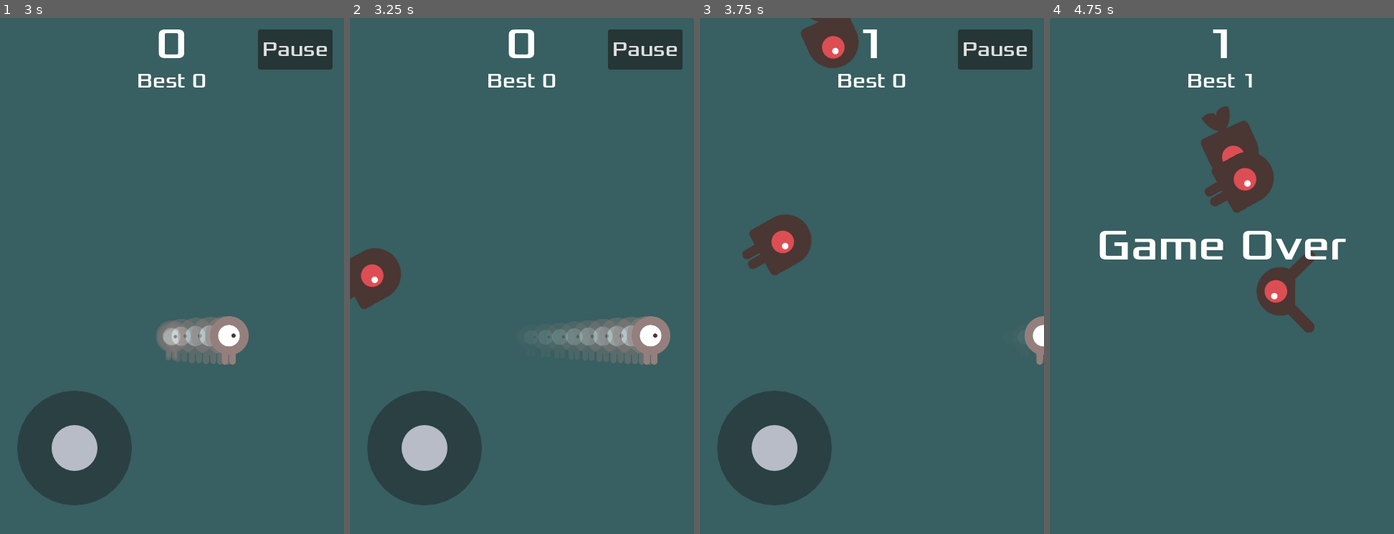
Above: before the commit, frames 1-4 (left to right).
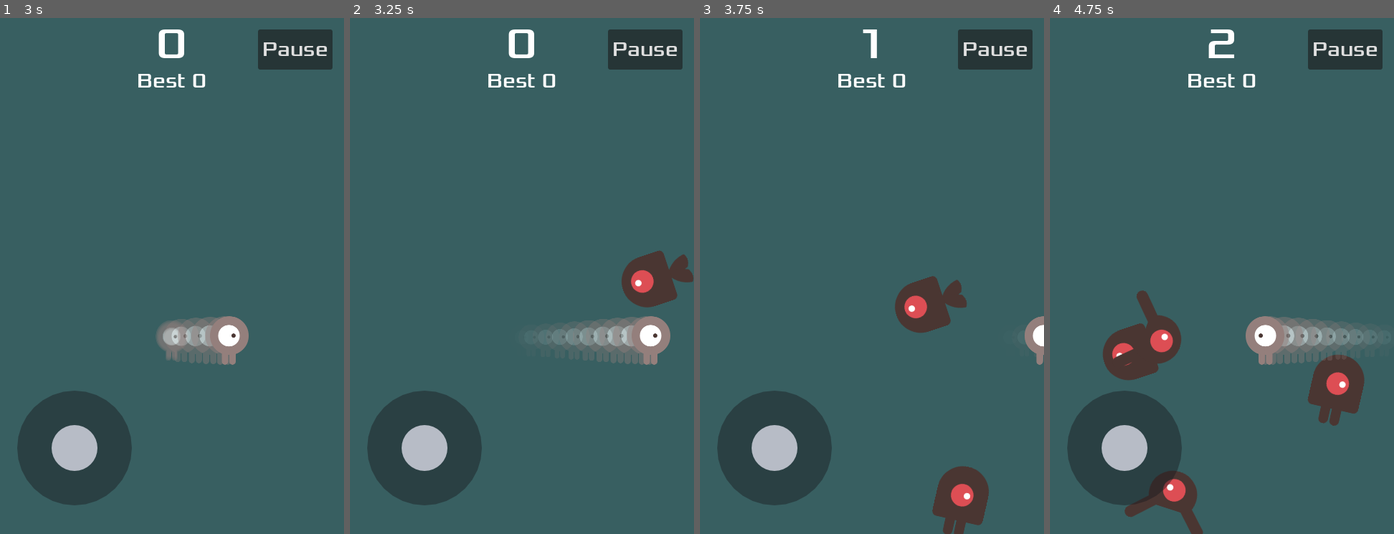
Above: after the commit, the same moments.

Repository: caprice65/my-new-project
Game: Godot game, scene res://scenes/main.tscn
The game is run twice, just before and just after one commit, with the same random seed, the same clock (stepped at 60 frames per second) and the same inputs.
Inputs (mouse positions are in pixels of both pictures, inside the frame that each line leads up to):
- Up to frame 1 (3 s): click "Start" at 0.5 s; tap Enter at 1.25 s; move the mouse to (247, 250) at 1.27 s; hold D (move_right) 1.28-2 s; click (247, 250) at 1.42 s; tap Space at 2 s; drag from (103, 301) to (172, 337) at 2.02 s; move the mouse to (206, 162) at 2.77 s; hold D (move_right) from 2.78 s (still down)
- Up to frame 2 (3.25 s): keep holding D (move_right)
- Up to frame 3 (3.75 s): release D (move_right) at 3.5 s; drag from (854, 379) to (768, 198) at 3.52 s
- Up to frame 4 (4.75 s): move the mouse to (1325, 353) at 4.27 s; hold A (move_left) from 4.28 s (still down)

Frame 1 is identical in both runs. In frame 2, 2.9% of the frame differs, in the area x 0-100%, y 44-57%; in frame 3, 6.0%; in frame 4, 20%, in the area x 5-97%, y 2-100%.

Commit message:
Reorganize Creeps project and fix unreliable mob spawning.
Split scenes/scripts by domain, drop RigidBody2D pooling for stable edge spawns, and add session context docs for future chats.

Co-authored-by: Cursor <cursoragent@cursor.com>

Diff:
--- a/dodge_the_creeps/project.godot
+++ b/dodge_the_creeps/project.godot
@@ -24,8 +24,8 @@
 
 [autoload]
 
-GameStateAutoload="*res://scripts/game_state.gd"
-AudioManagerAutoload="*res://scenes/audio_manager.tscn"
+GameStateAutoload="*res://scripts/core/game_state.gd"
+AudioManagerAutoload="*res://scenes/systems/audio_manager.tscn"
 
 [display]
 
--- a/dodge_the_creeps/scenes/mob.tscn
+++ b/dodge_the_creeps/scenes/actors/mob.tscn
@@ -1,6 +1,6 @@
 [gd_scene format=3 uid="uid://cao351pllxqpa"]
 
-[ext_resource type="Script" uid="uid://cypxpb8arjrqt" path="res://scripts/mob.gd" id="1"]
+[ext_resource type="Script" uid="uid://cypxpb8arjrqt" path="res://scripts/game/mob.gd" id="1"]
 [ext_resource type="Texture2D" uid="uid://dun74wipekpfq" path="res://art/enemyFlyingAlt_1.png" id="2"]
 [ext_resource type="Texture2D" uid="uid://vusf51hepduk" path="res://art/enemyFlyingAlt_2.png" id="3"]
 [ext_resource type="Texture2D" uid="uid://dgwhuvn7qb4iy" path="res://art/enemyWalking_1.png" id="4"]
@@ -64,5 +64,7 @@
 shape = SubResource("2")
 
 [node name="VisibleOnScreenNotifier2D" type="VisibleOnScreenNotifier2D" parent="."]
+rect = Rect2(-48, -48, 96, 96)
 
+[connection signal="screen_entered" from="VisibleOnScreenNotifier2D" to="." method="_on_screen_entered"]
 [connection signal="screen_exited" from="VisibleOnScreenNotifier2D" to="." method="_on_VisibilityNotifier2D_screen_exited"]
--- a/dodge_the_creeps/scenes/player.tscn
+++ b/dodge_the_creeps/scenes/actors/player.tscn
@@ -1,6 +1,6 @@
 [gd_scene format=3 uid="uid://bwhlkliwp13p4"]
 
-[ext_resource type="Script" uid="uid://6s0lxctks3qn" path="res://scripts/player.gd" id="1"]
+[ext_resource type="Script" uid="uid://6s0lxctks3qn" path="res://scripts/game/player.gd" id="1"]
 [ext_resource type="Texture2D" uid="uid://b2aofu01vxvea" path="res://art/playerGrey_walk1.png" id="2"]
 [ext_resource type="Texture2D" uid="uid://ddjou2q6gxlfr" path="res://art/playerGrey_walk2.png" id="3"]
 [ext_resource type="Texture2D" uid="uid://bcow5c46vixno" path="res://art/playerGrey_up1.png" id="4"]
--- a/dodge_the_creeps/scenes/audio_manager.tscn
+++ b/dodge_the_creeps/scenes/audio_manager.tscn
@@ -1,16 +1,16 @@
-[gd_scene format=3]
+[gd_scene format=3 uid="uid://cvppqbmc1o733"]
 
 [ext_resource type="Script" path="res://scripts/audio_manager.gd" id="1"]
-[ext_resource type="AudioStream" uid="uid://sgfduhhw4pno" path="res://audio/House In a Forest Loop.ogg" id="2"]
+[ext_resource type="AudioStream" path="res://audio/House In a Forest Loop.ogg" id="2"]
 [ext_resource type="AudioStream" uid="uid://td2mgko63p61" path="res://audio/gameover.wav" id="3"]
 
-[node name="AudioManager" type="Node"]
+[node name="AudioManager" type="Node" unique_id=1770457752]
 script = ExtResource("1")
 
-[node name="Music" type="AudioStreamPlayer" parent="."]
+[node name="Music" type="AudioStreamPlayer" parent="." unique_id=1639314563]
+process_mode = 3
 stream = ExtResource("2")
+
+[node name="DeathSound" type="AudioStreamPlayer" parent="." unique_id=1983281051]
 process_mode = 3
-
-[node name="DeathSound" type="AudioStreamPlayer" parent="."]
 stream = ExtResource("3")
-process_mode = 3
--- a/dodge_the_creeps/scenes/main.tscn
+++ b/dodge_the_creeps/scenes/main.tscn
@@ -1,10 +1,10 @@
 [gd_scene format=3 uid="uid://bggkaprn62fwm"]
 
-[ext_resource type="Script" uid="uid://c4wt6ace7hycd" path="res://scripts/main.gd" id="1_0r6n5"]
-[ext_resource type="PackedScene" uid="uid://cao351pllxqpa" path="res://scenes/mob.tscn" id="2_50pww"]
-[ext_resource type="PackedScene" uid="uid://bwhlkliwp13p4" path="res://scenes/player.tscn" id="3_veqnc"]
-[ext_resource type="PackedScene" uid="uid://b0efehuavobda" path="res://scenes/hud.tscn" id="4_0qnje"]
-[ext_resource type="Script" uid="uid://cfputwrhxiaoj" path="res://scripts/mob_spawner.gd" id="7_spawner"]
+[ext_resource type="Script" uid="uid://c4wt6ace7hycd" path="res://scripts/game/main.gd" id="1_0r6n5"]
+[ext_resource type="PackedScene" uid="uid://cao351pllxqpa" path="res://scenes/actors/mob.tscn" id="2_50pww"]
+[ext_resource type="PackedScene" uid="uid://bwhlkliwp13p4" path="res://scenes/actors/player.tscn" id="3_veqnc"]
+[ext_resource type="PackedScene" uid="uid://b0efehuavobda" path="res://scenes/ui/hud.tscn" id="4_0qnje"]
+[ext_resource type="Script" uid="uid://cfputwrhxiaoj" path="res://scripts/game/mob_spawner.gd" id="7_spawner"]
 
 [sub_resource type="Curve2D" id="1"]
 _data = {
@@ -37,7 +37,7 @@
 
 [node name="MobSpawnLocation" type="PathFollow2D" parent="MobSpawner/MobPath"]
 
-[node name="MobContainer" type="Node" parent="MobSpawner"]
+[node name="MobContainer" type="Node2D" parent="MobSpawner"]
 
 [node name="ScoreTimer" type="Timer" parent="."]
 
--- /dev/null
+++ b/dodge_the_creeps/scenes/systems/audio_manager.tscn
@@ -0,0 +1,16 @@
+[gd_scene format=3]
+
+[ext_resource type="Script" path="res://scripts/core/audio_manager.gd" id="1"]
+[ext_resource type="AudioStream" uid="uid://sgfduhhw4pno" path="res://audio/house_in_a_forest_loop.ogg" id="2"]
+[ext_resource type="AudioStream" uid="uid://td2mgko63p61" path="res://audio/gameover.wav" id="3"]
+
+[node name="AudioManager" type="Node"]
+script = ExtResource("1")
+
+[node name="Music" type="AudioStreamPlayer" parent="."]
+stream = ExtResource("2")
+process_mode = 3
+
+[node name="DeathSound" type="AudioStreamPlayer" parent="."]
+stream = ExtResource("3")
+process_mode = 3
--- a/dodge_the_creeps/scenes/hud.tscn
+++ b/dodge_the_creeps/scenes/ui/hud.tscn
@@ -1,8 +1,8 @@
 [gd_scene format=3 uid="uid://b0efehuavobda"]
 
-[ext_resource type="Script" uid="uid://c1g57034r2c0" path="res://scripts/hud.gd" id="1"]
+[ext_resource type="Script" uid="uid://c1g57034r2c0" path="res://scripts/ui/hud.gd" id="1"]
 [ext_resource type="FontFile" uid="uid://bgv586r20ps8e" path="res://fonts/Xolonium-Regular.ttf" id="2_2jm3i"]
-[ext_resource type="Script" path="res://scripts/virtual_joystick.gd" id="3_joy"]
+[ext_resource type="Script" path="res://scripts/ui/virtual_joystick.gd" id="3_joy"]
 
 [sub_resource type="Theme" id="Theme_hud"]
 default_font = ExtResource("2_2jm3i")
--- /dev/null
+++ b/dodge_the_creeps/scripts/game/mob.gd
@@ -0,0 +1,65 @@
+extends RigidBody2D
+
+## One-shot enemy. Spawner creates it; this script frees it when far off-screen.
+
+const BOUNDS_MARGIN := 128.0
+
+var _playable_size := Vector2(480, 720)
+var _armed := false
+
+@onready var _sprite: AnimatedSprite2D = $AnimatedSprite2D
+
+
+func _ready() -> void:
+	collision_layer = 1
+	collision_mask = 0
+	gravity_scale = 0.0
+	lock_rotation = true
+	add_to_group(&"mobs")
+
+	var notifier := get_node_or_null("VisibleOnScreenNotifier2D")
+	if notifier:
+		notifier.process_mode = Node.PROCESS_MODE_DISABLED
+
+	var mob_types := Array(_sprite.sprite_frames.get_animation_names())
+	_sprite.animation = mob_types.pick_random()
+	_sprite.play()
+
+	# Avoid freeing on the spawn frame.
+	set_deferred("_armed", true)
+
+
+func configure_playable_size(size: Vector2) -> void:
+	if size.x > 0.0 and size.y > 0.0:
+		_playable_size = size
+
+
+func setup(spawn_pos: Vector2, spawn_rotation: float, spawn_velocity: Vector2, playable_size: Vector2) -> void:
+	configure_playable_size(playable_size)
+	position = spawn_pos
+	rotation = spawn_rotation
+	linear_velocity = spawn_velocity
+	reset_physics_interpolation()
+
+
+func _physics_process(_delta: float) -> void:
+	if not _armed:
+		return
+	var min_v := -BOUNDS_MARGIN
+	var max_v := _playable_size + Vector2(BOUNDS_MARGIN, BOUNDS_MARGIN)
+	if (
+		position.x < min_v
+		or position.y < min_v
+		or position.x > max_v.x
+		or position.y > max_v.y
+	):
+		queue_free()
+
+
+# Legacy scene connections (safe no-ops if still wired).
+func _on_screen_entered() -> void:
+	pass
+
+
+func _on_VisibilityNotifier2D_screen_exited() -> void:
+	pass
--- /dev/null
+++ b/dodge_the_creeps/scripts/game/mob_spawner.gd
@@ -0,0 +1,114 @@
+extends Node
+
+## Spawns mobs along screen edges and scales difficulty with score.
+## Uses fresh instances (no RigidBody2D object pool — reuse is unreliable).
+
+@export var mob_scene: PackedScene
+@export var base_spawn_interval := 0.5
+@export var min_spawn_interval := 0.2
+@export var base_speed_min := 150.0
+@export var base_speed_max := 250.0
+@export var speed_scale_per_score := 2.5
+@export var spawn_inset := 24.0
+
+var _speed_min := 150.0
+var _speed_max := 250.0
+var _playable_size := Vector2(480, 720)
+
+@onready var _mob_timer: Timer = $MobTimer
+@onready var _container: Node2D = $MobContainer
+
+
+func _ready() -> void:
+	_mob_timer.wait_time = base_spawn_interval
+	_sync_playable_area()
+	get_viewport().size_changed.connect(_on_viewport_size_changed)
+
+
+func start() -> void:
+	_mob_timer.start()
+
+
+func stop() -> void:
+	_mob_timer.stop()
+
+
+func reset_difficulty() -> void:
+	_speed_min = base_speed_min
+	_speed_max = base_speed_max
+	_mob_timer.wait_time = base_spawn_interval
+
+
+func update_difficulty(score: int) -> void:
+	_mob_timer.wait_time = maxf(
+		min_spawn_interval,
+		base_spawn_interval - score * 0.01
+	)
+	_speed_min = base_speed_min + score * speed_scale_per_score
+	_speed_max = base_speed_max + score * speed_scale_per_score * 1.2
+
+
+func recycle_all() -> void:
+	for child in _container.get_children():
+		child.queue_free()
+
+
+func _on_MobTimer_timeout() -> void:
+	if mob_scene == null:
+		return
+	if GameState.instance == null:
+		return
+	if GameState.instance.state != GameState.State.PLAYING:
+		return
+
+	var spawn := _pick_edge_spawn()
+	var speed := randf_range(_speed_min, _speed_max)
+	var velocity := Vector2.RIGHT.rotated(spawn.direction) * speed
+
+	var mob := mob_scene.instantiate() as RigidBody2D
+	_container.add_child(mob)
+	mob.setup(spawn.position, spawn.direction, velocity, _playable_size)
+
+
+func _pick_edge_spawn() -> Dictionary:
+	var size := _playable_size
+	var side := randi() % 4
+	var pos := Vector2.ZERO
+	var direction := 0.0
+
+	match side:
+		0: # Top → down
+			pos = Vector2(randf() * size.x, 0.0)
+			direction = PI * 0.5
+		1: # Right → left
+			pos = Vector2(size.x, randf() * size.y)
+			direction = PI
+		2: # Bottom → up
+			pos = Vector2(randf() * size.x, size.y)
+			direction = -PI * 0.5
+		_: # Left → right
+			pos = Vector2(0.0, randf() * size.y)
+			direction = 0.0
+
+	direction += randf_range(-PI / 4.0, PI / 4.0)
+	pos += Vector2.RIGHT.rotated(direction) * spawn_inset
+	pos = pos.clamp(Vector2.ZERO, size)
+	return { "position": pos, "direction": direction }
+
+
+func _on_viewport_size_changed() -> void:
+	_sync_playable_area()
+
+
+func _sync_playable_area() -> void:
+	var settings_size := Vector2(
+		float(ProjectSettings.get_setting("display/window/size/viewport_width")),
+		float(ProjectSettings.get_setting("display/window/size/viewport_height"))
+	)
+	if settings_size.x > 0.0 and settings_size.y > 0.0:
+		_playable_size = settings_size
+	else:
+		var viewport_size := get_viewport().get_visible_rect().size
+		if viewport_size.x > 0.0 and viewport_size.y > 0.0:
+			_playable_size = viewport_size
+	_container.position = Vector2.ZERO
--- a/dodge_the_creeps/scripts/mob.gd
+++ /dev/null
@@ -1,41 +0,0 @@
-extends RigidBody2D
-
-signal recycled(mob: RigidBody2D)
-
-var _pooled := false
-
-
-func _ready() -> void:
-	# Mobs live on layer 1 so the player's HitArea (mask 1) can detect them.
-	collision_layer = 1
-	collision_mask = 0
-	gravity_scale = 0.0
-	add_to_group(&"mobs")
-
-
-func activate_from_pool() -> void:
-	_pooled = false
-	freeze = false
-	sleeping = false
-	visible = true
-	collision_layer = 1
-	var mob_types := Array($AnimatedSprite2D.sprite_frames.get_animation_names())
-	$AnimatedSprite2D.animation = mob_types.pick_random()
-	$AnimatedSprite2D.play()
-
-
-func deactivate_to_pool() -> void:
-	_pooled = true
-	freeze = true
-	linear_velocity = Vector2.ZERO
-	angular_velocity = 0.0
-	visible = false
-	collision_layer = 0
-	$AnimatedSprite2D.stop()
-	global_position = Vector2(-2048, -2048)
-
-
-func _on_VisibilityNotifier2D_screen_exited() -> void:
-	if _pooled:
-		return
-	recycled.emit(self)
--- a/dodge_the_creeps/scripts/mob_spawner.gd
+++ /dev/null
@@ -1,131 +0,0 @@
-extends Node
-
-## Spawns mobs from an object pool and scales difficulty with score.
-
-@export var mob_scene: PackedScene
-@export var pool_size := 24
-@export var base_spawn_interval := 0.5
-@export var min_spawn_interval := 0.2
-@export var base_speed_min := 150.0
-@export var base_speed_max := 250.0
-@export var speed_scale_per_score := 2.5
-
-var _speed_min := 150.0
-var _speed_max := 250.0
-var _pool: Array[RigidBody2D] = []
-var _active: Array[RigidBody2D] = []
-
-@onready var _mob_timer: Timer = $MobTimer
-@onready var _spawn_location: PathFollow2D = $MobPath/MobSpawnLocation
-@onready var _mob_path: Path2D = $MobPath
-@onready var _container: Node = $MobContainer
-
-
-func _ready() -> void:
-	_mob_timer.wait_time = base_spawn_interval
-	_rebuild_path(get_viewport().get_visible_rect().size)
-	get_viewport().size_changed.connect(_on_viewport_size_changed)
-	_prewarm_pool()
-
-
-func start() -> void:
-	_mob_timer.start()
-
-
-func stop() -> void:
-	_mob_timer.stop()
-
-
-func reset_difficulty() -> void:
-	_speed_min = base_speed_min
-	_speed_max = base_speed_max
-	_mob_timer.wait_time = base_spawn_interval
-
-
-func update_difficulty(score: int) -> void:
-	_mob_timer.wait_time = maxf(
-		min_spawn_interval,
-		base_spawn_interval - score * 0.01
-	)
-	_speed_min = base_speed_min + score * speed_scale_per_score
-	_speed_max = base_speed_max + score * speed_scale_per_score * 1.2
-
-
-func recycle_all() -> void:
-	for mob in _active.duplicate():
-		_recycle(mob)
-
-
-func _prewarm_pool() -> void:
-	if mob_scene == null:
-		return
-	for _i in pool_size:
-		var mob := _create_mob()
-		mob.deactivate_to_pool()
-		_pool.append(mob)
-
-
-func _create_mob() -> RigidBody2D:
-	var mob := mob_scene.instantiate() as RigidBody2D
-	_container.add_child(mob)
-	mob.recycled.connect(_on_mob_recycled)
-	return mob
-
-
-func _acquire() -> RigidBody2D:
-	var mob: RigidBody2D
-	if _pool.is_empty():
-		mob = _create_mob()
-	else:
-		mob = _pool.pop_back()
-	_active.append(mob)
-	return mob
-
-
-func _recycle(mob: RigidBody2D) -> void:
-	if mob == null:
-		return
-	_active.erase(mob)
-	if mob.get_parent() != _container:
-		_container.add_child(mob)
-	mob.deactivate_to_pool()
-	if not _pool.has(mob):
-		_pool.append(mob)
-
-
-func _on_mob_recycled(mob: RigidBody2D) -> void:
-	_recycle(mob)
-
-
-func _on_MobTimer_timeout() -> void:
-	if mob_scene == null:
-		return
-	if GameState.instance.state != GameState.State.PLAYING:
-		return
-
-	var mob := _acquire()
-	_spawn_location.progress_ratio = randf()
-
-	var direction := _spawn_location.rotation + PI / 2.0
-	direction += randf_range(-PI / 4.0, PI / 4.0)
-
-	mob.global_position = _spawn_location.global_position
-	mob.rotation = direction
-	mob.activate_from_pool()
-
-	var velocity := Vector2(randf_range(_speed_min, _speed_max), 0.0)
-	mob.linear_velocity = velocity.rotated(direction)
-
-
-func _on_viewport_size_changed() -> void:
-	_rebuild_path(get_viewport().get_visible_rect().size)
-
-
-func _rebuild_path(size: Vector2) -> void:
-	var curve := Curve2D.new()
-	curve.add_point(Vector2(0, 0))
-	curve.add_point(Vector2(size.x, 0))
-	curve.add_point(Vector2(size.x, size.y))
-	curve.add_point(Vector2(0, size.y))
-	curve.add_point(Vector2(0, 0))
-	_mob_path.curve = curve
Not shown, removed: dodge_the_creeps/audio/House In a Forest Loop.ogg.import
Not shown, added: dodge_the_creeps/audio/house_in_a_forest_loop.ogg.import
Renamed: dodge_the_creeps/scripts/audio_manager.gd -> dodge_the_creeps/scripts/core/audio_manager.gd
Renamed: dodge_the_creeps/scripts/audio_manager.gd.uid -> dodge_the_creeps/scripts/core/audio_manager.gd.uid
Renamed: dodge_the_creeps/scripts/game_state.gd -> dodge_the_creeps/scripts/core/game_state.gd
Renamed: dodge_the_creeps/scripts/game_state.gd.uid -> dodge_the_creeps/scripts/core/game_state.gd.uid
Renamed: dodge_the_creeps/scripts/main.gd -> dodge_the_creeps/scripts/game/main.gd
Renamed: dodge_the_creeps/scripts/main.gd.uid -> dodge_the_creeps/scripts/game/main.gd.uid
Renamed: dodge_the_creeps/scripts/mob.gd.uid -> dodge_the_creeps/scripts/game/mob.gd.uid
Renamed: dodge_the_creeps/scripts/mob_spawner.gd.uid -> dodge_the_creeps/scripts/game/mob_spawner.gd.uid
Renamed: dodge_the_creeps/scripts/player.gd -> dodge_the_creeps/scripts/game/player.gd
Renamed: dodge_the_creeps/scripts/player.gd.uid -> dodge_the_creeps/scripts/game/player.gd.uid
(and 7 more such lines)
